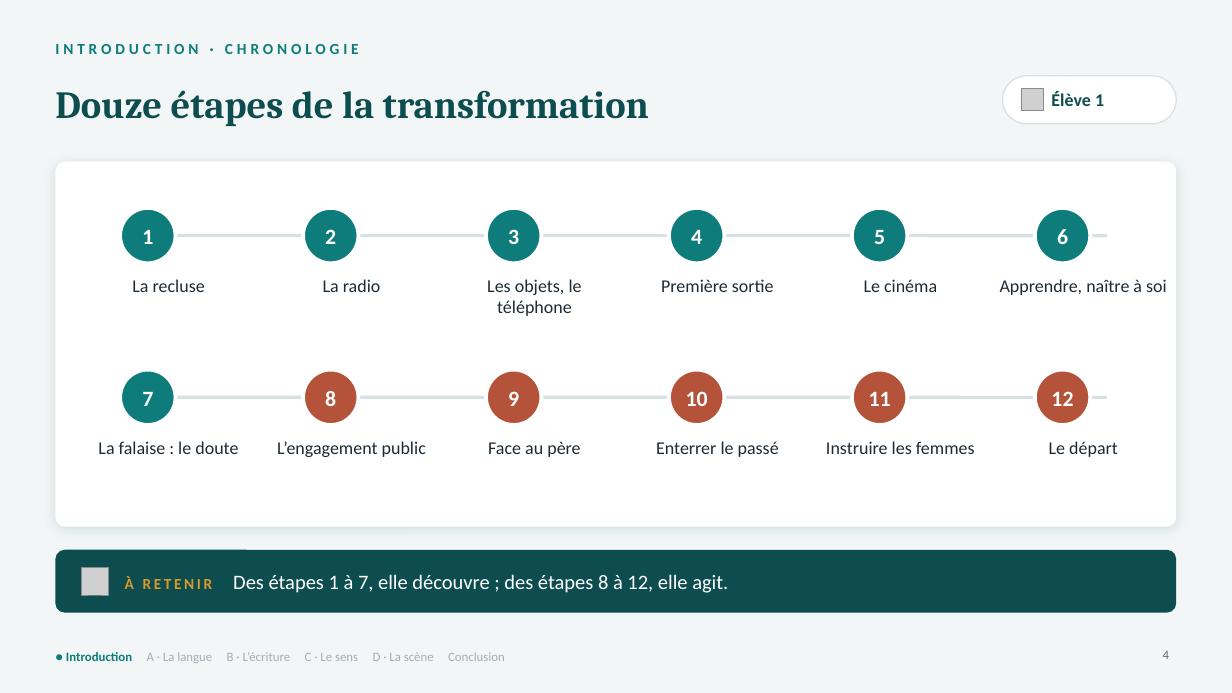
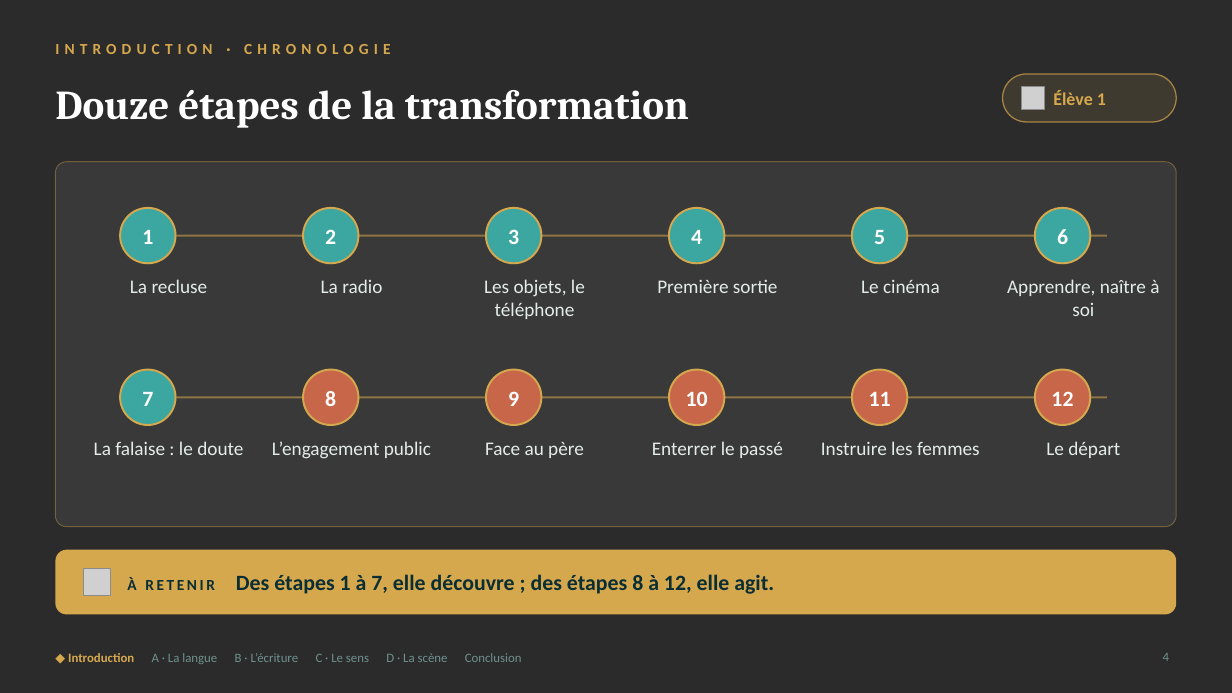
Before and after one commit to Veynoris/Francais-work, a slide deck: slide 4 of output/G4_Presentation.pptx. Drawn at 1232x693 pixels with LibreOffice and Linux fonts; fonts in the diff are those of the drawing; grey boxes stand for pictures; background and template pictures are left out; a plain dark background stands for a picture behind light text. Boxes give left, top, right and bottom in pixels: in the first picture for what was removed or moved away, otherwise in the second. Text is boxed around its words. In the diff, an @@ line names an element or a change of style, - is before the commit and + after.

```diff
--- a/output/G4_Presentation.pptx
+++ b/output/G4_Presentation.pptx
@@ background #F2F6F6 to picture (left out) @@
@@ text "INTRODUCTION · CHRONOLOGIE" at <box>55,44,390,54</box>: text colour #0E7C7B to #D6A84E, letter spacing 3 to 4 pt @@
@@ title "Douze étapes de la transformation" at <box>55,90,689,128</box>: size 30 to 32 pt, text colour #0D4C4F to #FFFFFF @@
@@ rounded rectangle at <box>1003,74,1177,122</box>: fill #FFFFFF to #D6A84E at 12% opacity; outline #D5E2E1 1 pt to #D6A84E 1 pt @@
@@ text "Élève 1" at <box>1053,90,1106,105</box>: text colour #0D4C4F to #D6A84E @@
@@ rounded rectangle at <box>55,162,1177,527</box>: fill #FFFFFF to #FFFFFF at 7% opacity; outline none to #D6A84E 0.75 pt; shadow off; proportions changed @@
@@ line (125, 236) - (1107, 236): stroke #D5E2E1 2.5 pt to #D6A84E 1.5 pt @@
@@ fill #0E7C7B to #3BA7A0; outline #FFFFFF 3 pt to #D6A84E 1.5 pt in 7 elements at <box>120,208,176,263</box>, <box>303,208,359,263</box>, <box>486,208,542,263</box>, <box>669,208,725,263</box>, <box>852,208,908,263</box>, <box>1035,208,1091,263</box>, <box>120,370,176,425</box> @@
@@ fill #B5523A to #C8664A; outline #FFFFFF 3 pt to #D6A84E 1.5 pt in 5 elements at <box>303,370,359,425</box>, <box>486,370,542,425</box>, <box>669,370,725,425</box>, <box>852,370,908,425</box>, <box>1035,370,1091,425</box> @@
@@ line (125, 397) - (1107, 397): stroke #D5E2E1 2.5 pt to #D6A84E 1.5 pt @@
@@ size 14 to 15 pt, text colour #1C2B33 to #E3ECEA in 12 elements at <box>130,279,208,293</box>, <box>321,279,382,293</box>, <box>484,279,585,319</box>, <box>657,280,778,293</box>, <box>861,280,940,293</box>, <box>1007,279,1159,316</box>, <box>94,441,243,455</box>, <box>272,441,431,459</box>, <box>485,442,584,458</box>, <box>652,441,783,458</box>, <box>821,441,980,455</box>, <box>1046,441,1120,458</box> @@
@@ rounded rectangle at <box>55,550,1177,615</box>: fill #0D4C4F to #D6A84E; proportions changed @@
@@ text "À RETENIR Des étapes 1 ..." at <box>127,574,774,594</box>: size 16 to 17 pt, text colour #FFFFFF to #0A2E33, bold on in "Des étapes 1 à 7, elle découvre ..."; text colour #D99A2B to #0A2E33 in "À RETENIR" @@
@@ text at <box>68,653,522,664</box>: text changed; text colour #A3AEB4 to #6F918D @@
-● Introduction A · La langue B · L’écriture C · Le sens D · La scène Conclusion
+◆ Introduction A · La langue B · L’écriture C · Le sens D · La scène Conclusion
@@ page number at <box>1163,653,1169,661</box>: text colour #5E6B73 to #6F918D @@
```
Also in this commit, not shown: 22 other slides changed, 2 other files.
